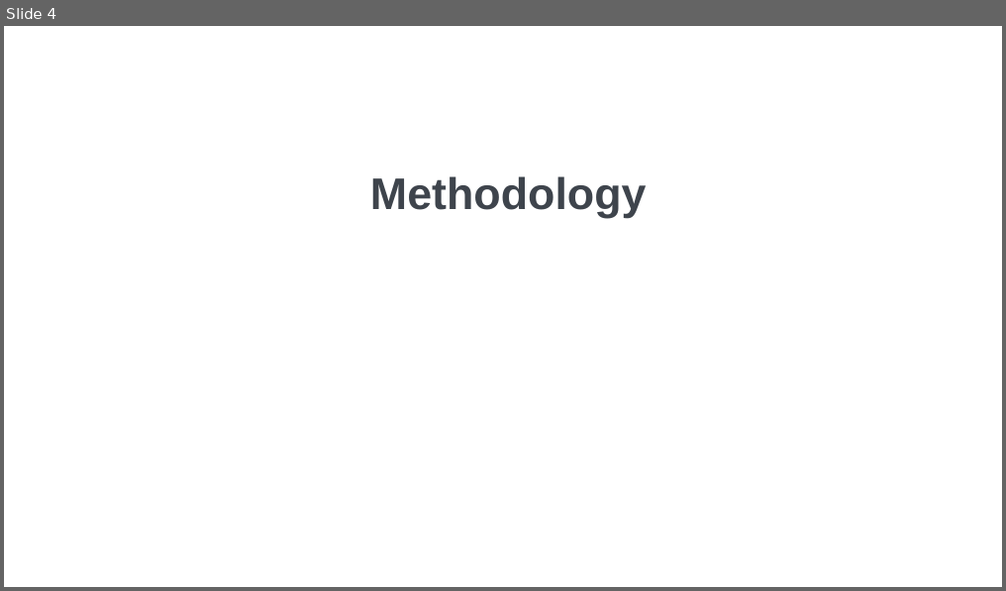
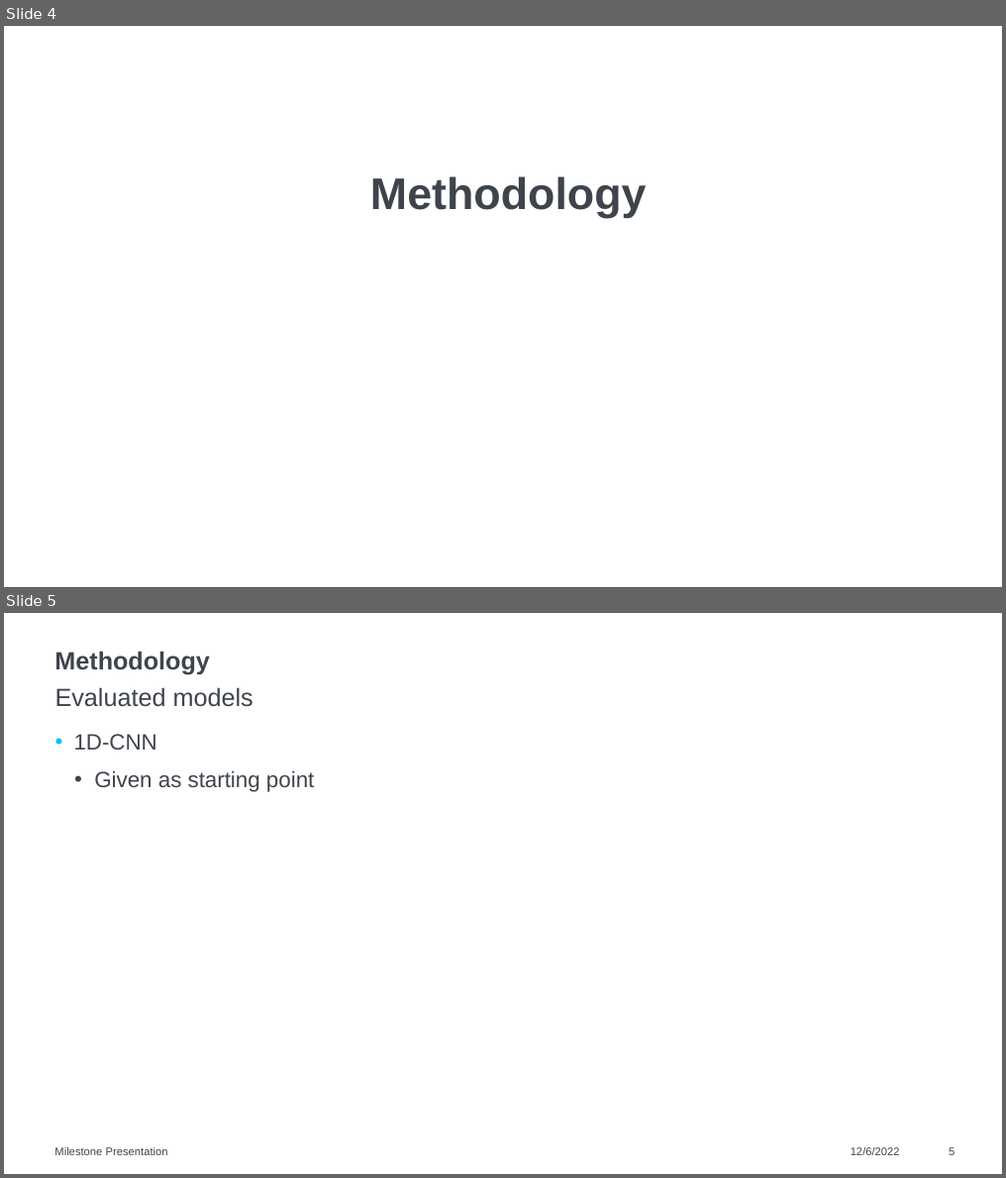
Before and after one commit to raviakash/Human_Activity_Postural_Transition_Recognition, a slide deck: Report/Milestone Presentation.pptx. Shown one above the other, each under a label of ours: slide 4 before the commit, slides 4 and 5 after it. The pictures are 1006x591 and 1006x1178 pixels, drawn with LibreOffice and Linux fonts; fonts in the diff are those of the drawing; background and template pictures are left out. Boxes give left, top, right and bottom in pixels: in the first picture for what was removed or moved away, otherwise in the second. Text is boxed around its words. In the diff, an @@ line names an element or a change of style, - is before the commit and + after.

```diff
--- a/Report/Milestone Presentation.pptx
+++ b/Report/Milestone Presentation.pptx
@@ slide 5 added at (x1=4, y1=613, x2=1002, y2=1174), background #FFFFFF @@
@@ title added at (x1=54, y1=651, x2=210, y2=675), 18 pt, text #3E444C, bold @@
+Methodology
@@ text added at (x1=55, y1=687, x2=253, y2=707), 18 pt, text #3E444C @@
+Evaluated models
@@ text added at (x1=74, y1=734, x2=314, y2=792), 16 pt, text #3E444C @@
+• 1D-CNN
+  • Given as starting point
@@ text added at (x1=54, y1=1148, x2=168, y2=1156), 8 pt, text #3E444C @@
+Milestone Presentation
@@ text added at (x1=850, y1=1148, x2=900, y2=1156), 8 pt, text #3E444C @@
+12/6/2022
@@ page number added at (x1=948, y1=1148, x2=954, y2=1156), 8 pt, text #3E444C @@
+5
```
Also in this commit, not shown: 1 slide changed, 7 other slides added, 4 other files.
